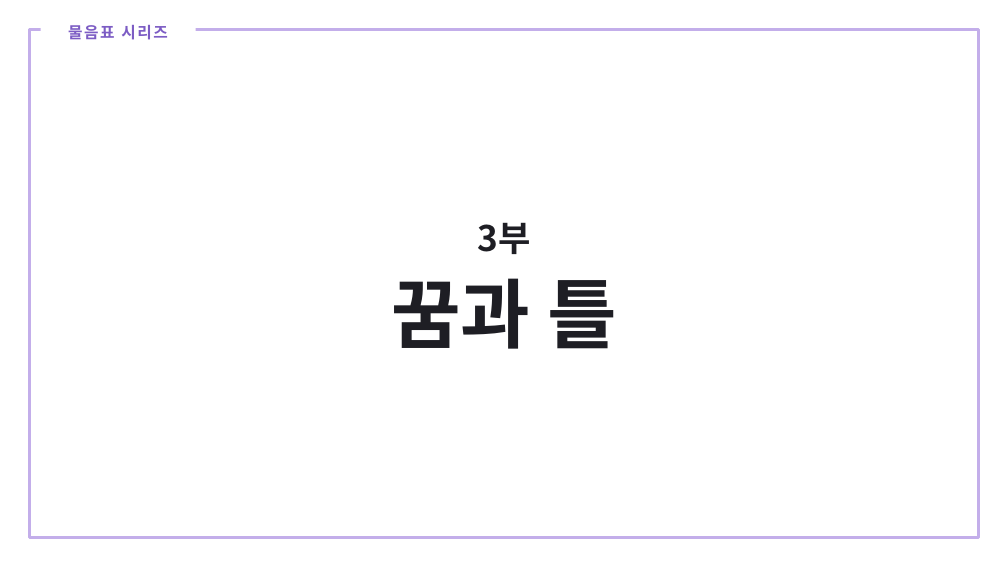
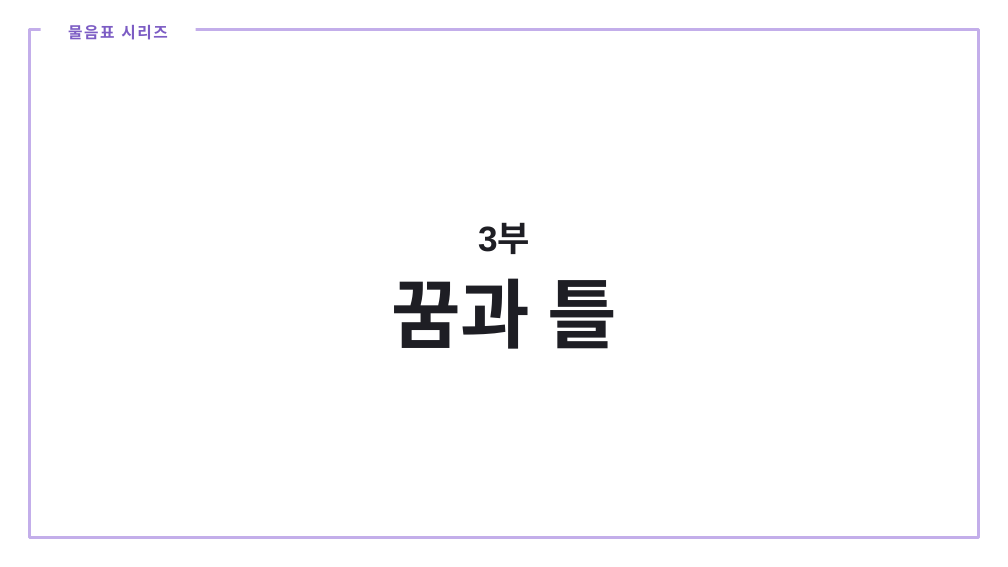
Before and after one commit to joyhanju/joyhanju.github.io, a slide deck: slide 39 of materials/this-is-art/이것도미술이에요_수업PPT.pptx. Drawn at 1008x567 pixels with LibreOffice and Linux fonts; fonts in the diff are those of the drawing. Boxes give left, top, right and bottom in pixels: in the first picture for what was removed or moved away, otherwise in the second. Text is boxed around its words. In the diff, an @@ line names an element or a change of style, - is before the commit and + after.

```diff
--- a/materials/this-is-art/이것도미술이에요_수업PPT.pptx
+++ b/materials/this-is-art/이것도미술이에요_수업PPT.pptx
@@ text "3부" at [478, 222, 530, 254]: font Noto Sans CJK KR to Arial @@
```
Also in this commit, not shown: 83 other slides changed, 9 other files.
